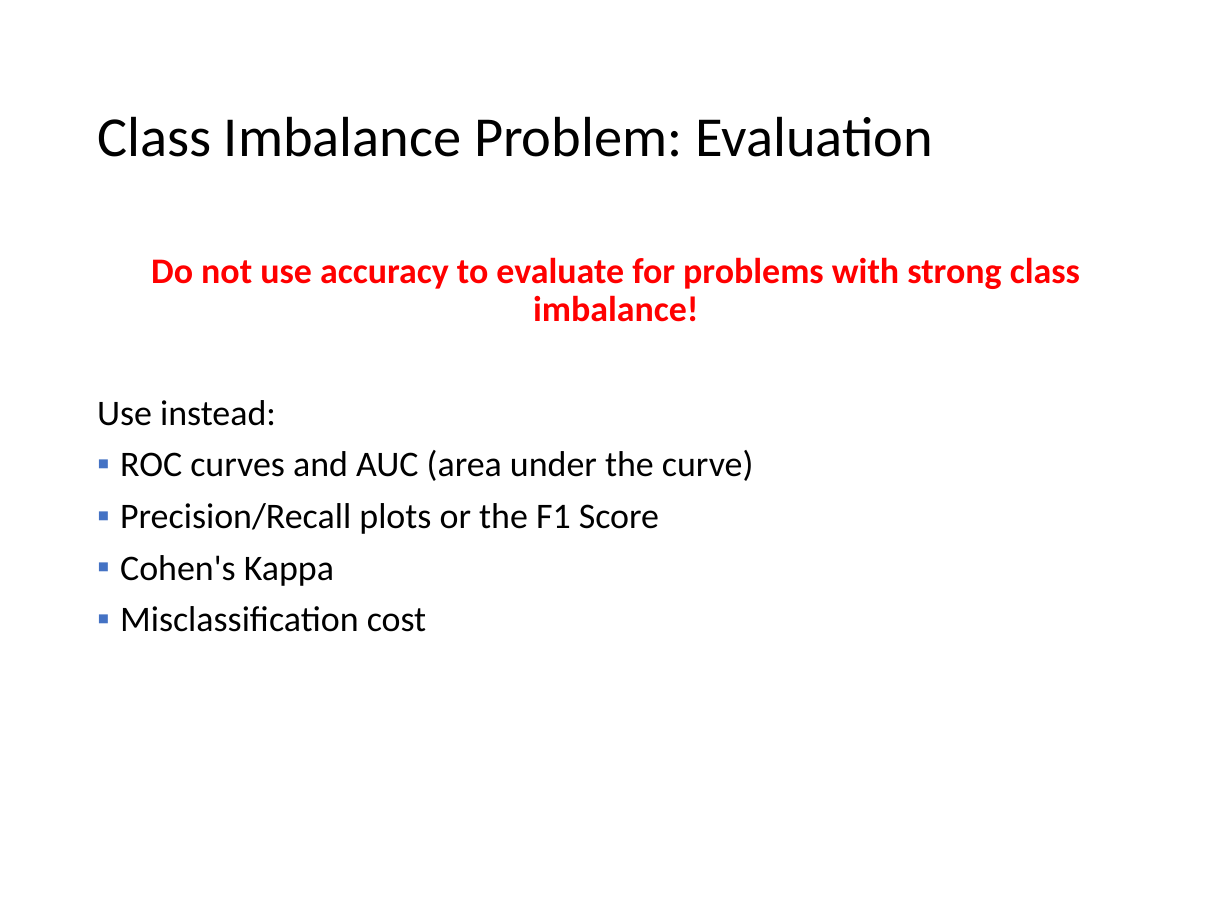
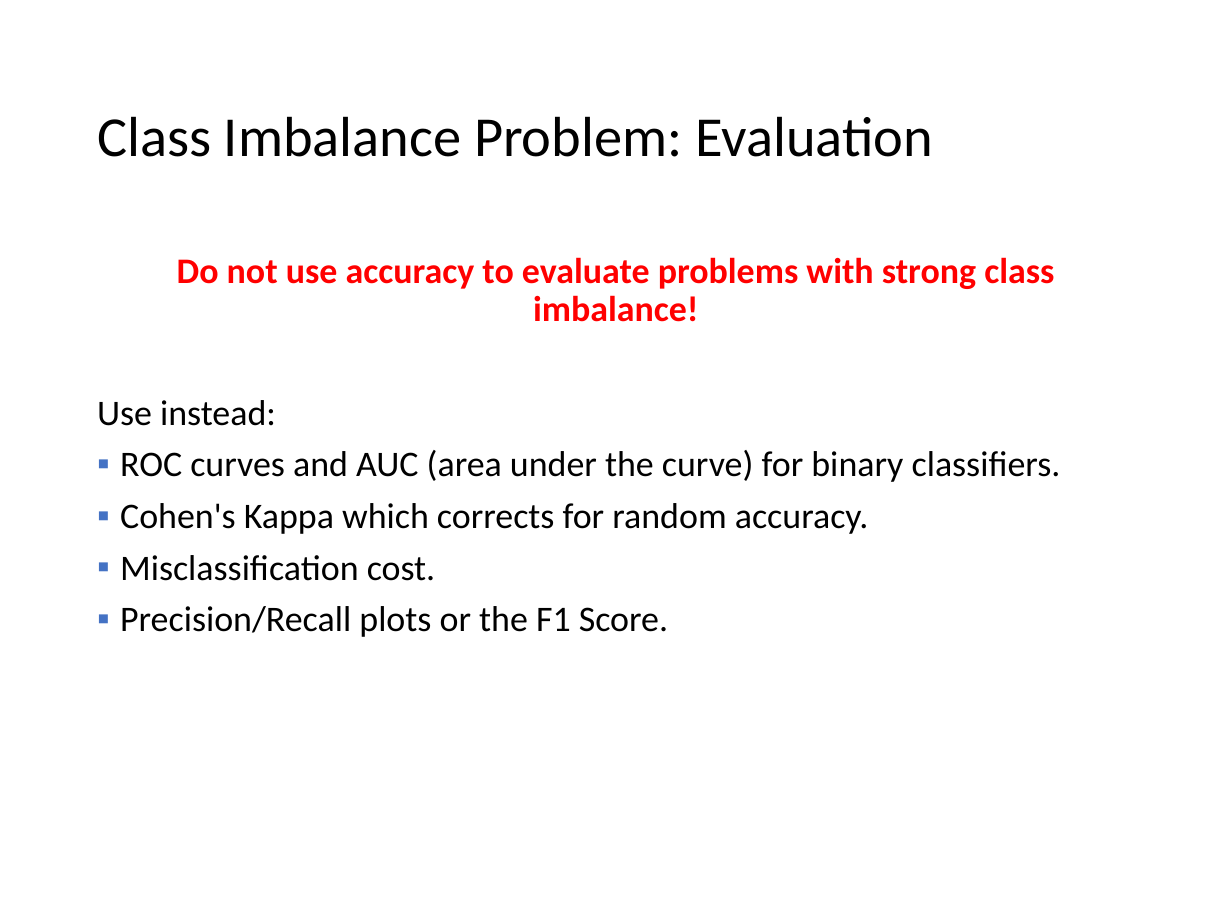
Before and after one commit to mhahsler/Introduction_to_Data_Mining_R_Examples, a slide deck: slide 77 of slides/chap4_alternative_classification.pptx (slide 86 before the commit). Drawn at 1232x924 pixels with LibreOffice and Linux fonts; fonts in the diff are those of the drawing. Boxes give left, top, right and bottom in pixels: in the first picture for what was removed or moved away, otherwise in the second. Text is boxed around its words. In the diff, an @@ line names an element or a change of style, - is before the commit and + after.

```diff
--- a/slides/chap4_alternative_classification.pptx
+++ b/slides/chap4_alternative_classification.pptx
@@ text at box(177, 257, 1054, 322): text changed @@
-Do not use accuracy to evaluate for problems with strong class imbalance!
+Do not use accuracy to evaluate problems with strong class imbalance!
@@ text at box(120, 450, 1061, 637): text changed @@
-▪ ROC curves and AUC (area under the curve)
-▪ Precision/Recall plots or the F1 Score
-▪ Cohen's Kappa
-▪ Misclassification cost
+▪ ROC curves and AUC (area under the curve) for binary classifiers.
+▪ Cohen's Kappa which corrects for random accuracy.
+▪ Misclassification cost.
+▪ Precision/Recall plots or the F1 Score.
```
Also in this commit, not shown: 19 other slides changed, 9 slides removed, 1 other file.
